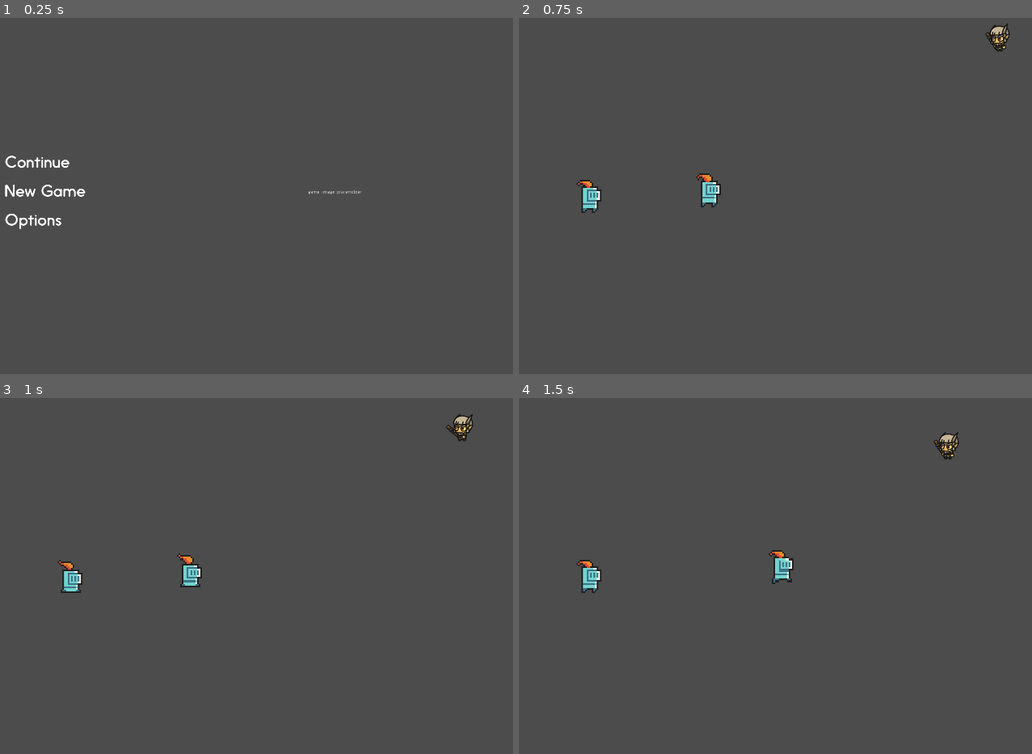
Above: before the commit, frames 1-4 (two rows, left to right).
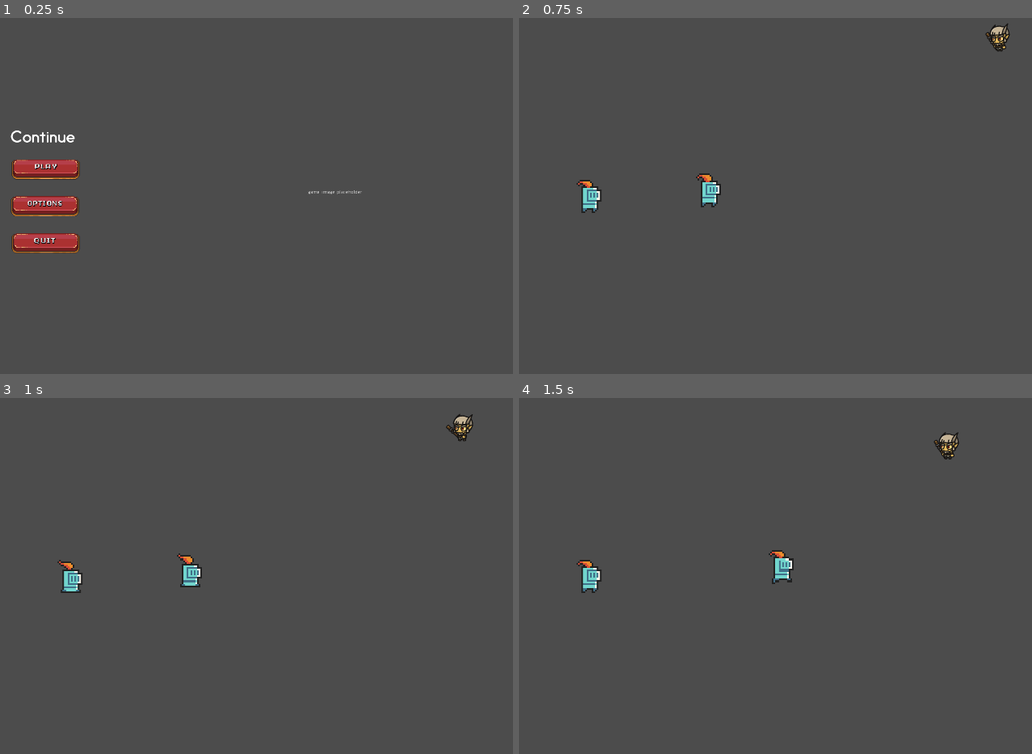
Above: after the commit, the same moments.

Repository: Thomas-Raveneau/SocialDungeons
Game: Godot game, scene res://Scenes/Menus/Main/Main.tscn
Two runs of this game, one before a commit and one after it. Both use one fixed random seed, a clock stepped at 60 frames per second and the inputs below.
Inputs (mouse positions are in pixels of both pictures, inside the frame that each line leads up to; where the layout moved, square brackets give the same spot in the first picture):
- Up to frame 1 (0.25 s): no input
- Up to frame 2 (0.75 s): click (565, 171) [565, 192] at 0.5 s
- Up to frame 3 (1 s): no input
- Up to frame 4 (1.5 s): hold D (move_right) from 1.28 s (still down); tap Shift (action_dash) at 1.35 s

The runs differ from the first frame. In frame 1, 2.8% of the frame differs, in the area x 0-17%, y 31-67%; in frame 2, nothing differs; in frame 3, nothing differs; in frame 4, nothing differs.

Commit message:
Add ui buttons

Diff:
--- a/Scenes/Menus/Main/Main.gd
+++ b/Scenes/Menus/Main/Main.gd
@@ -14,3 +14,7 @@
 
 func _on_SettingsButton_pressed():
 	get_tree().change_scene(SETTINGS_MENU_SCENE)
+
+
+func _on_QuitButton_pressed() -> void:
+	get_tree().quit()
--- a/Scenes/Menus/Main/Main.tscn
+++ b/Scenes/Menus/Main/Main.tscn
@@ -1,9 +1,13 @@
-[gd_scene load_steps=5 format=2]
+[gd_scene load_steps=9 format=2]
 
 [ext_resource path="res://Scenes/Menus/Main/Assets/label_continue.png" type="Texture" id=1]
-[ext_resource path="res://Scenes/Menus/Main/Assets/label_options.png" type="Texture" id=2]
-[ext_resource path="res://Scenes/Menus/Main/Assets/label_new_game.png" type="Texture" id=3]
+[ext_resource path="res://Scenes/Menus/Main/Assets/Button-Ui-Play1.png" type="Texture" id=2]
+[ext_resource path="res://Scenes/Menus/Main/Assets/Button-ui-Options.png" type="Texture" id=3]
 [ext_resource path="res://Scenes/Menus/Main/Main.gd" type="Script" id=4]
+[ext_resource path="res://Scenes/Menus/Main/Assets/Button-Ui-Play2.png" type="Texture" id=5]
+[ext_resource path="res://Scenes/Menus/Main/Assets/button-ui-quit1.png" type="Texture" id=6]
+[ext_resource path="res://Scenes/Menus/Main/Assets/button-ui-quit2.png" type="Texture" id=7]
+[ext_resource path="res://Scenes/Menus/Main/Assets/Button-ui-Options2.png" type="Texture" id=8]
 
 [node name="Main" type="MarginContainer"]
 anchor_right = 1.0
@@ -30,30 +34,42 @@
 size_flags_vertical = 3
 
 [node name="VBoxContainer" type="VBoxContainer" parent="HBoxContainer/CenterContainerLeft"]
-margin_left = 310.0
-margin_top = 331.0
-margin_right = 548.0
-margin_bottom = 549.0
+margin_left = 326.0
+margin_top = 256.0
+margin_right = 532.0
+margin_bottom = 624.0
 size_flags_horizontal = 3
 size_flags_vertical = 3
 custom_constants/separation = 50
 
 [node name="ContinueButton" type="TextureButton" parent="HBoxContainer/CenterContainerLeft/VBoxContainer"]
-margin_right = 238.0
+margin_right = 206.0
 margin_bottom = 36.0
 texture_normal = ExtResource( 1 )
 
 [node name="NewGameButton" type="TextureButton" parent="HBoxContainer/CenterContainerLeft/VBoxContainer"]
 margin_top = 86.0
-margin_right = 238.0
-margin_bottom = 122.0
-texture_normal = ExtResource( 3 )
+margin_right = 206.0
+margin_bottom = 146.0
+texture_normal = ExtResource( 2 )
+texture_pressed = ExtResource( 5 )
 
 [node name="SettingsButton" type="TextureButton" parent="HBoxContainer/CenterContainerLeft/VBoxContainer"]
-margin_top = 172.0
-margin_right = 238.0
-margin_bottom = 218.0
-texture_normal = ExtResource( 2 )
+margin_top = 196.0
+margin_right = 206.0
+margin_bottom = 256.0
+texture_normal = ExtResource( 3 )
+texture_pressed = ExtResource( 8 )
+__meta__ = {
+"_edit_use_anchors_": false
+}
+
+[node name="QuitButton" type="TextureButton" parent="HBoxContainer/CenterContainerLeft/VBoxContainer"]
+margin_top = 306.0
+margin_right = 206.0
+margin_bottom = 368.0
+texture_normal = ExtResource( 6 )
+texture_pressed = ExtResource( 7 )
 
 [node name="CenterContainerRight" type="CenterContainer" parent="HBoxContainer"]
 margin_left = 862.0
@@ -72,3 +88,4 @@
 [connection signal="pressed" from="HBoxContainer/CenterContainerLeft/VBoxContainer/ContinueButton" to="." method="_on_ContinueButton_pressed"]
 [connection signal="pressed" from="HBoxContainer/CenterContainerLeft/VBoxContainer/NewGameButton" to="." method="_on_NewGameButton_pressed"]
 [connection signal="pressed" from="HBoxContainer/CenterContainerLeft/VBoxContainer/SettingsButton" to="." method="_on_SettingsButton_pressed"]
+[connection signal="pressed" from="HBoxContainer/CenterContainerLeft/VBoxContainer/QuitButton" to="." method="_on_QuitButton_pressed"]
Binary file added: Scenes/Menus/Main/Assets/Button-Ui-Play1.png
Not shown, added: Scenes/Menus/Main/Assets/Button-Ui-Play1.png.import
Binary file added: Scenes/Menus/Main/Assets/Button-Ui-Play2.png
Not shown, added: Scenes/Menus/Main/Assets/Button-Ui-Play2.png.import
Binary file added: Scenes/Menus/Main/Assets/Button-ui-Options.png
Not shown, added: Scenes/Menus/Main/Assets/Button-ui-Options.png.import
Binary file added: Scenes/Menus/Main/Assets/Button-ui-Options2.png
Not shown, added: Scenes/Menus/Main/Assets/Button-ui-Options2.png.import
Not shown, added: Scenes/Menus/Main/Assets/Font/license.txt
Binary file added: Scenes/Menus/Main/Assets/Font/pixelmix.ttf
Binary file added: Scenes/Menus/Main/Assets/Font/pixelmix_bold.ttf
Not shown, added: Scenes/Menus/Main/Assets/Font/readme.txt
(and 16 more such lines)
